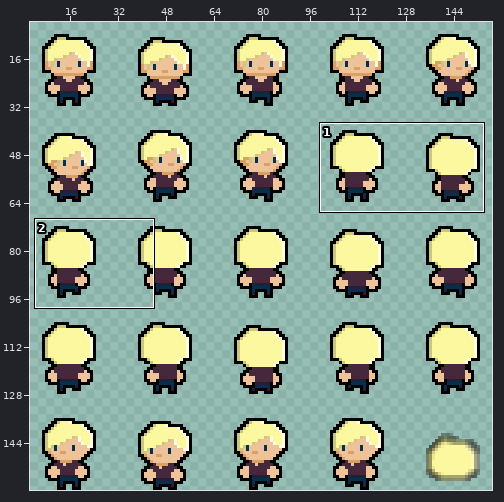
A sprite sheet gets an edit: Textures/Player/Player Character-Sheet.png. Above, an overview of the earlier version with the close-up marked.
Close-up. Old version:
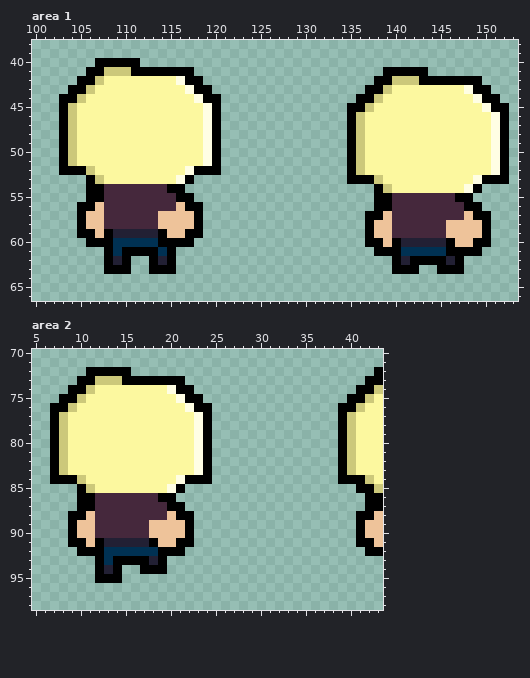
The file is 160x160 pixels. Colours within 5 levels of each other are drawn and written as one. Shown: area 1: x 100..153, y 38..66; area 2: x 5..43, y 70..98. The wide view leaves out empty margins. The commit also changed other parts of the picture, which this record leaves out.
After:
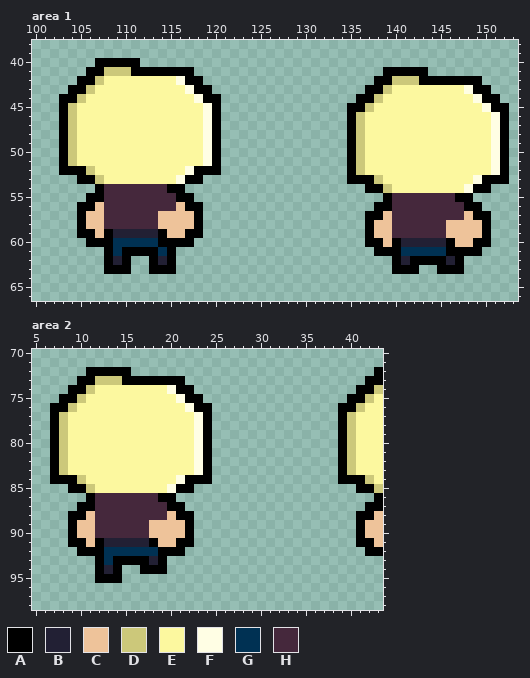
Palette (. is transparent): A #000000  B #222034  C #eec39a  D #ccc87a  E #fcf89f  F #fffee4  G #003153  H #45283c
Changes in this commit:
--- area 1
@@ x 100..153 @@
 52 ...AAADEEEEEEEEEEFAAA..............ADEEEEEEEEEEEEEEFA.
-53 ......ADEEEEEEEEFA.................AAADEEEEEEEEEEFAAA.
-54 ......AAHHHHHHHAA.....................ADEEEEEEEEFA....
-55 ......AAHHHHHHHHAA....................AAHHHHHHHAA.....
+53 .....AADEEEEEEEEFAA................AAADEEEEEEEEEEFAAA.
+54 .......AHHHHHHHAA....................AADEEEEEEEEFAA...
+55 ......AAHHHHHHHHAA.....................AHHHHHHHAA.....
 56 .....AACHHHHHHHHCAA...................AAHHHHHHHHAA....
--- area 2
@@ x 5..43 @@
 84 ..AAADEEEEEEEEEEFAAA..............AAADE
-85 .....ADEEEEEEEEFA...................AAD
-86 .....AAHHHHHHHAA.....................AA
+85 ....AADEEEEEEEEFAA..................AAD
+86 ......AHHHHHHHAA......................A
 87 .....AAHHHHHHHHAA....................AA
